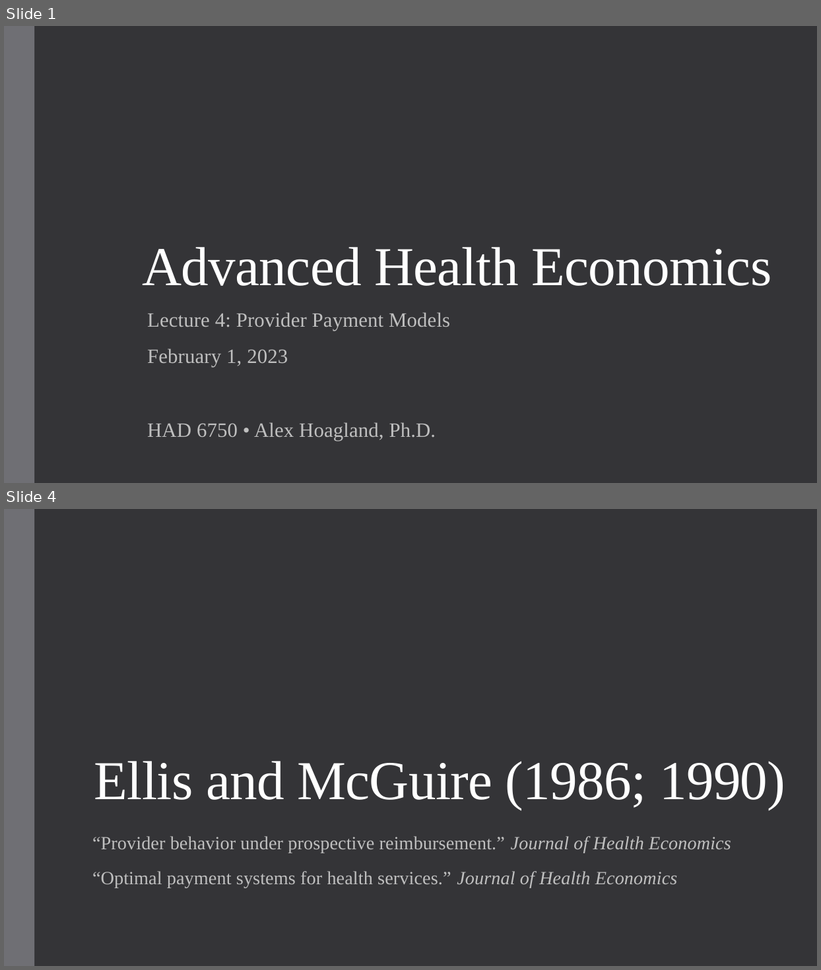
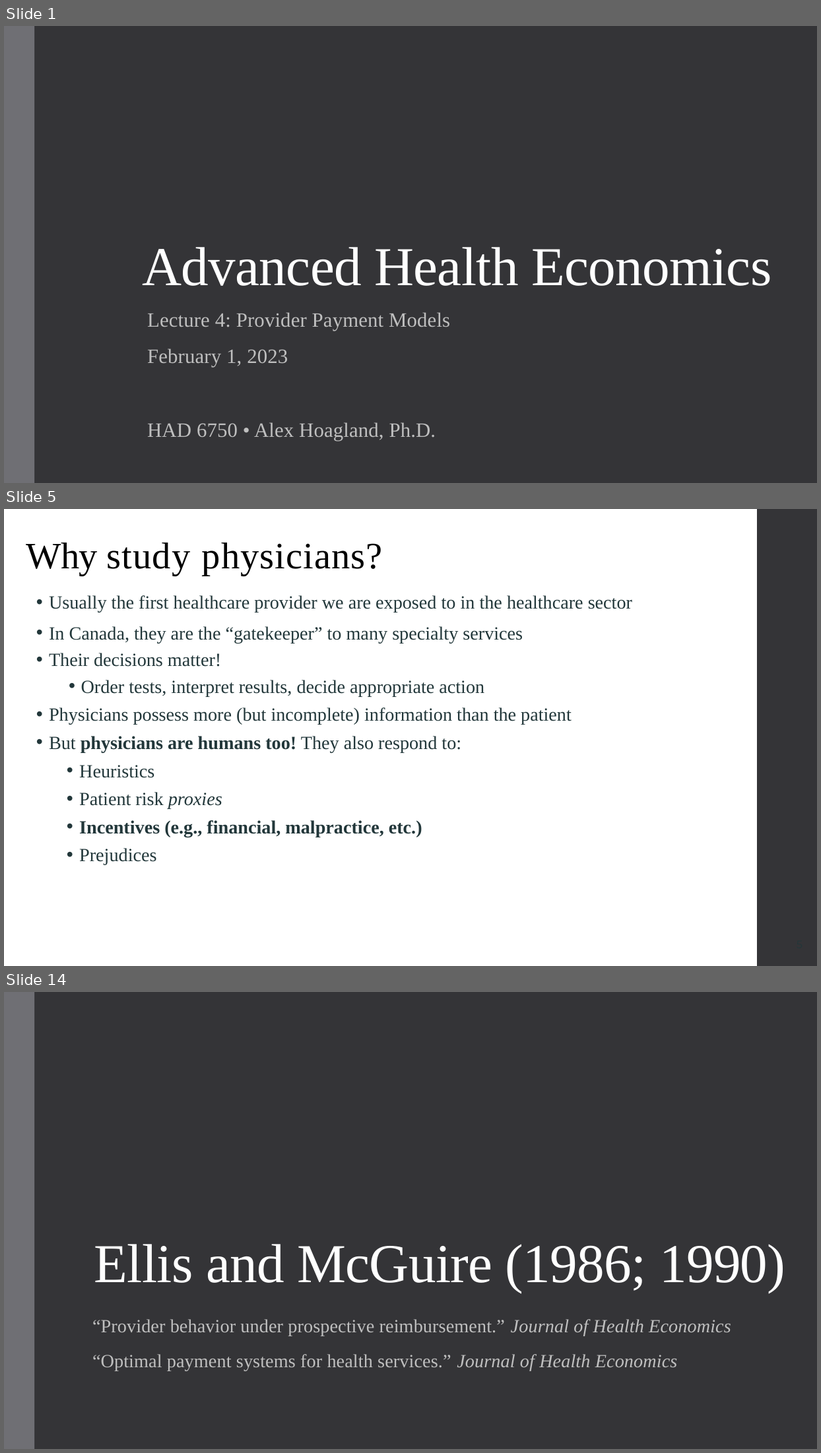
Before and after one commit to alex-hoagland/HAD6750H, a slide deck: Lecture04_ProviderPayment/L4Slides_ProviderPayment_2023W.pptx. Shown one above the other, each under a label of ours: slides 1 and 4 before the commit, slides 1, 5 and 14 after it; the slides between them are not shown. The pictures are 821x970 and 821x1453 pixels, drawn with LibreOffice and Linux fonts; fonts in the diff are those of the drawing. Boxes give left, top, right and bottom in pixels: in the first picture for what was removed or moved away, otherwise in the second. Text is boxed around its words. In the diff, an @@ line names an element or a change of style, - is before the commit and + after.

```diff
--- a/Lecture04_ProviderPayment/L4Slides_ProviderPayment_2023W.pptx
+++ b/Lecture04_ProviderPayment/L4Slides_ProviderPayment_2023W.pptx
@@ slide 5 added at <box>4,509,817,966</box>, background #FFFFFF @@
@@ rectangle added at <box>757,509,817,966</box>, fill #353537 @@
@@ title added at <box>26,542,383,576</box>, 44 pt, text #000000 @@
+Why study physicians?
@@ text added at <box>49,595,632,865</box>, 22 pt, text #22373A @@
+• Usually the first healthcare provider we are exposed to in the healthcare sector
+• In Canada, they are the “gatekeeper” to many specialty services
+• Their decisions matter!
+  • Order tests, interpret results, decide appropriate action
+• Physicians possess more (but incomplete) information than the patient
+• But physicians are humans too! They also respond to:
+  • Heuristics
+  • Patient risk proxies
+  • Incentives (e.g., financial, malpractice, etc.)
+  • Prejudices
@@ what was slide 4 is now slide 14 @@
```
Also in this commit, not shown: 2 slides changed, 50 other slides added, 1 slide removed, 14 other files.
